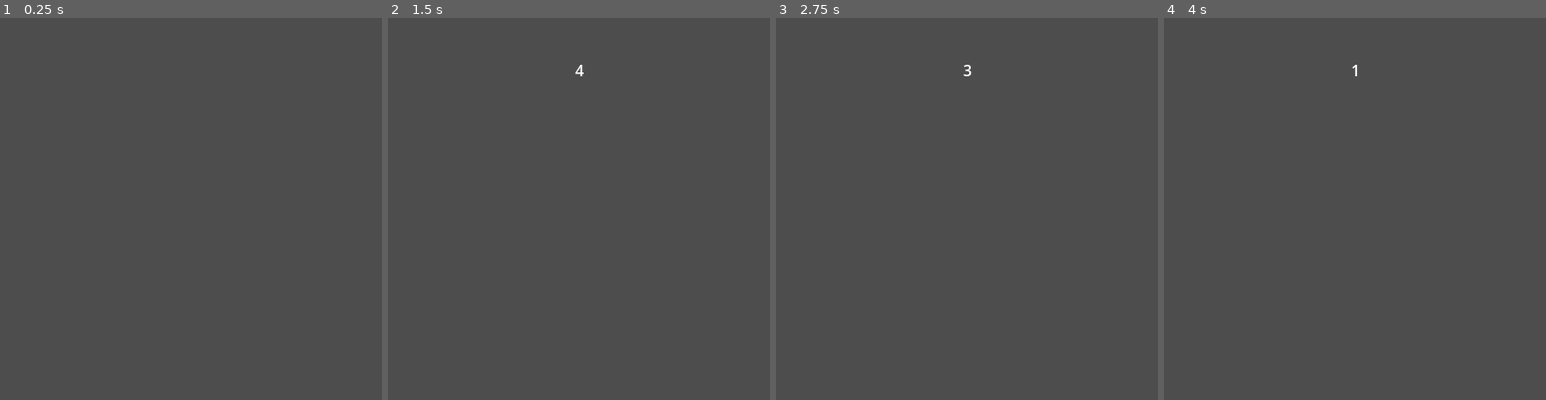
Above: before the commit, frames 1-4 (left to right).
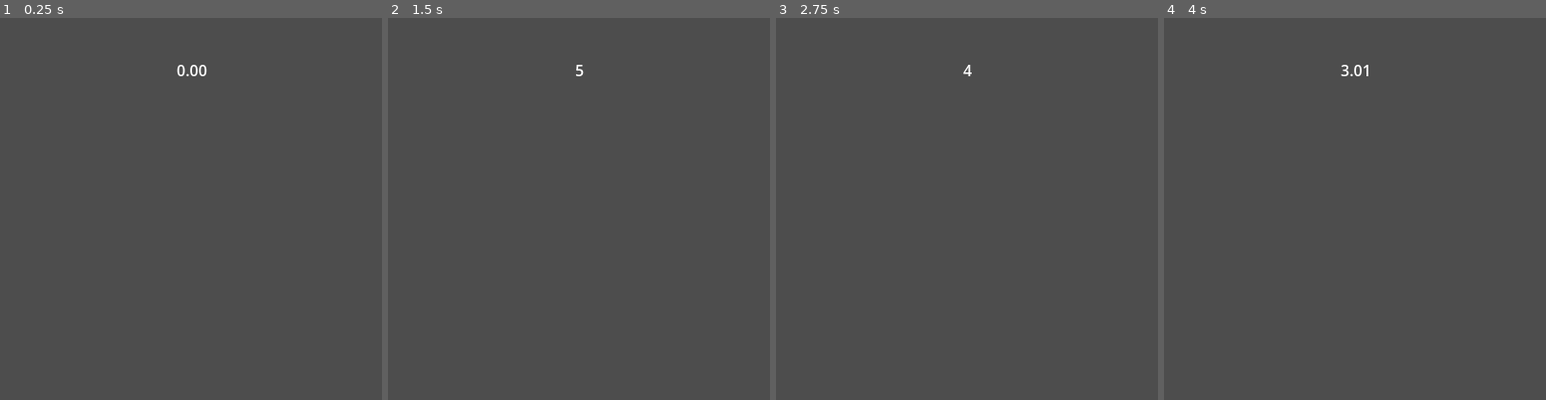
Above: after the commit, the same moments.

Repository: Thomas-Casadevall/GMTK2026
Game: Godot game, scene res://main_screen.tscn
The game is run twice, just before and just after one commit, with the same random seed, the same clock (stepped at 60 frames per second) and the same inputs. The engine's default icon, where the game draws it, is replaced by a stand-in: a white triangle on a blue panel in a dark square.
Inputs:
- Up to frame 1 (0.25 s): no input
- Up to frame 2 (1.5 s): tap Enter at 0.5 s; tap Space at 0.6, 0.77, 1.07, 1.25, 1.35 s
- Up to frame 3 (2.75 s): tap Space at 1.52, 1.82, 2.1 s; tap Enter at 2 s
- Up to frame 4 (4 s): tap Space at 2.75, 2.85, 3.02, 3.32, 3.6, 3.77 s; tap Enter at 3.5 s
The pictures show only the part of the screen within x 24-74%, y 0-50%; the shares and areas given below are measured in that part.

The runs differ from the first frame. In frame 1, 0.1% of the frame differs, in the area x 46-55%, y 12-16%; in frame 2, less than 0.1%; in frame 3, less than 0.1%; in frame 4, 0.1%.

Commit message:
fix timer in space screen

Diff:
--- a/main_screen.gd
+++ b/main_screen.gd
@@ -20,14 +20,13 @@
 	pass
 
 
-
 func add_screen() -> void:
 	var scene = space_screen_scene.instantiate()
 	GlobalSignalHandler.connect("on_rocket_launch", on_rocket_launch)
 	list_space_scenes.append(scene)
 
 	add_child(scene)
-	main_timer.timeout.connect(scene.countdown)
+	main_timer.timeout.connect(scene.sync)
 	print("on ajoute une scene")
 
 func _unhandled_input(event):
--- a/space_screen.gd
+++ b/space_screen.gd
@@ -1,36 +1,42 @@
 extends Node2D
 
-var count:int;
+var TOTAL_TIME: float = 6;
 
 signal rocket_launched
 
 var is_launched = false
 var is_crashed = true
 
+var is_synced = false
+
 # Called when the node enters the scene tree for the first time.
 func _ready() -> void:
-	count = 5;
-	pass # Replace with function body.
+	$COUNTDOWN.wait_time = TOTAL_TIME
 
 
 # Called every frame. 'delta' is the elapsed time since the previous frame.
-func _process(delta: float) -> void:
-	pass
+func _process(_delta: float) -> void:
+	var time = $COUNTDOWN.time_left
+	var decimals = 2 if time <= 4 else 0
+	$Countdown_container/Countdown_label.text = str(time).pad_decimals(decimals)
 
-func countdown() -> void:
-	if is_launched == false:
-		count -=1;
-		$Countdown_container/Countdown_label.text = str(count)
-		print("je descend de 1 !, reste : ", count)
-		print(self.get_instance_id())
 
-		if count < 0:
-			is_crashed = true
-			$Countdown_container/Countdown_label.text = "Crashed !"
+func sync() -> void:
+	if is_synced:
+		return
+	$COUNTDOWN.start()
+	is_synced = true
+
 
 func space_key_pressed():
 	print("scene received space")
-	if count == 0:
+	if $COUNTDOWN.time_left < 1:
 		$Countdown_container/Countdown_label.text = "Launched !"
 		is_launched = true
 		GlobalSignalHandler.emit_signal("rocket_launched")
+
+
+func _on_countdown_timeout() -> void:
+	print("Game over")
+	is_crashed = true
+	$Countdown_container/Countdown_label.text = "Crashed !"
--- a/space_screen.tscn
+++ b/space_screen.tscn
@@ -16,3 +16,8 @@
 
 [node name="Countdown_label" type="Label" parent="Countdown_container" unique_id=13551825]
 layout_mode = 2
+text = "0.0"
+
+[node name="COUNTDOWN" type="Timer" parent="." unique_id=1705806092]
+
+[connection signal="timeout" from="COUNTDOWN" to="." method="_on_countdown_timeout"]
